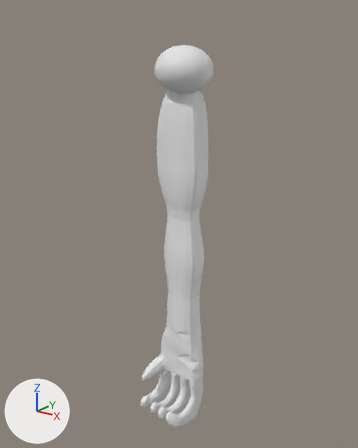
The Blender file Assets/Models/arm.blend as it was, and as the next commit left it.
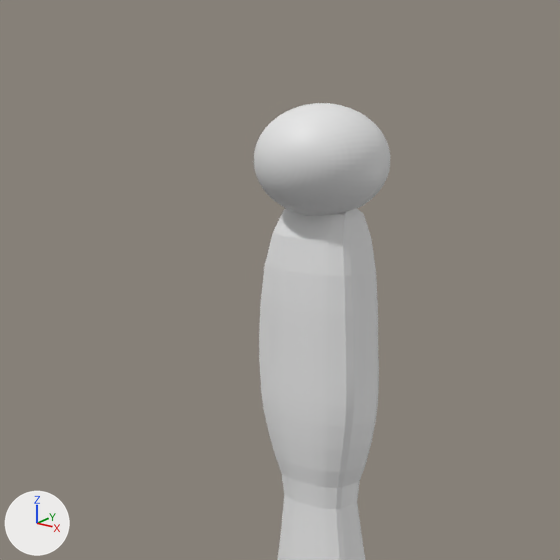
Each version is shown whole from a 50 mm camera at (3.632, -1.519, 2.245) aimed at (1.728, 0.963, 1.22), then close up on the part from 12% to 80% of the width and 0% to 54% of the height. The axes (+X, +Y, +Z) are drawn at lower left. The lights are the same throughout.
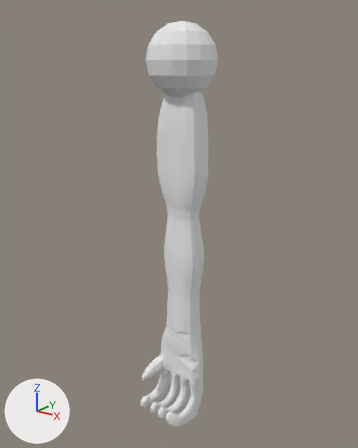
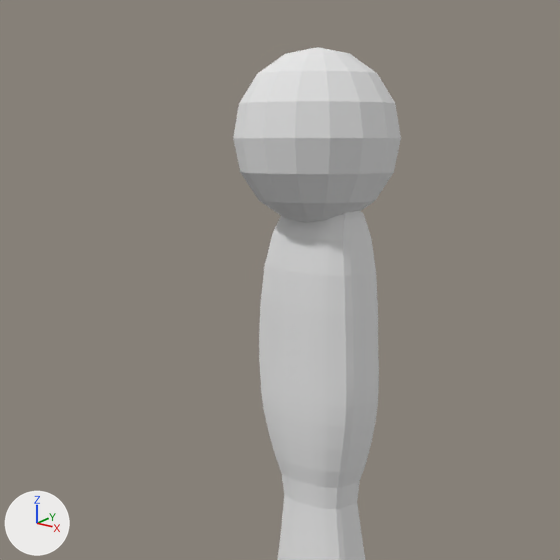
Pixel boxes (x1, y1, x2, y2) of what changed, in the close-ups (560 x 560 px):
'Cube.001', reshaped
    before: (254, 103, 390, 560)
    after: (233, 47, 401, 560)
part 1 of me_cube, rebuilt (23% wider, 54% taller)
    before: (254, 103, 390, 216)
    after: (233, 47, 401, 222)

The edits, one by one:
Material 'Material' (mat_material) is new.
Its base color is (0.8, 0.8, 0.8) (white #e7e7e7).
me_cube is used by ob_cube_001; location (1.723, 0.856, 0.301); rotation (0.239, -1.599, -1.894), in degrees (14, -92, -109); scale (0.231, 0.183, 0.176).
me_cube had 4095 vertices, 4089 faces and spanned x -2.24..8.82, y -1.04..1.51, z -0.84..1.36.
me_cube now has 2223 vertices, 2233 faces and spans x -2.24..9.41, y -1.28..1.51, z -0.84..1.69.
me_cube part 1: the loose piece of 1986 vertices spanning x 7.61..8.82, y -0.93..1.04, z -0.59..1.36 is rebuilt with 114 vertices and now spans x 7.5..9.41, y -1.28..1.11, z -0.8..1.69, in mat_material (white #e7e7e7).
me_cube now uses material mat_material (white #e7e7e7).
